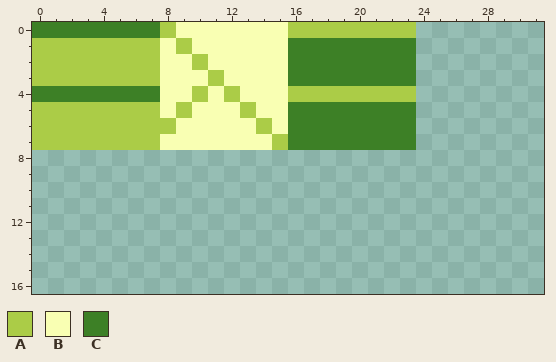
Pixel-art file, stored at res/background.aseprite. That is the earlier state.
32x32 pixels, 1 frame. Shown: x 0..31, y 0..16.
Palette (. is transparent): A #abcc47  B #f9ffb3  C #3d8026
Pixels before, first column x 0:
0 CCCCCCCCABBBBBBBAAAAAAAA
1 AAAAAAAABABBBBBBCCCCCCCC
2 AAAAAAAABBABBBBBCCCCCCCC
3 AAAAAAAABBBABBBBCCCCCCCC
4 CCCCCCCCBBABABBBAAAAAAAA
5 AAAAAAAABABBBABBCCCCCCCC
6 AAAAAAAAABBBBBABCCCCCCCC
7 AAAAAAAABBBBBBBACCCCCCCC
New version:
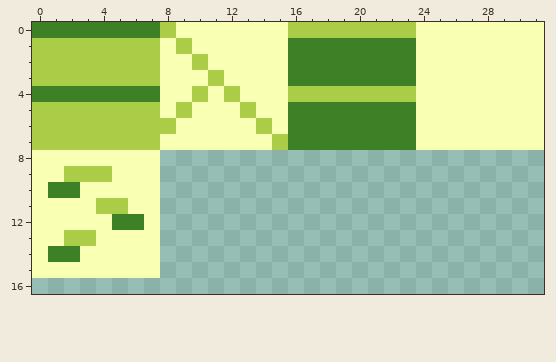
The edit:
Colour A now appears in row 9 at x 2 to 4; in row 11 at x 4 to 5; in row 13 at x 2 to 3.
Colour B now appears in rows 0 to 7 at x 24 to 31; in row 8 at x 0 to 7; in row 9 at x 0 to 1 and 5 to 7; in row 10 at x 0 and 3 to 7; in row 11 at x 0 to 3 and 6 to 7; in row 12 at x 0 to 4 and 7.
Colour B now appears in row 13 at x 0 to 1 and 4 to 7; in row 14 at x 0 and 3 to 7; in row 15 at x 0 to 7.
Colour C now appears in row 10 at x 1 to 2; in row 12 at x 5 to 6; in row 14 at x 1 to 2.
Where, in picture pixels (left, top, right, bottom), the same in both pictures:
added: (416, 22, 544, 150)
added: (32, 150, 160, 278)
